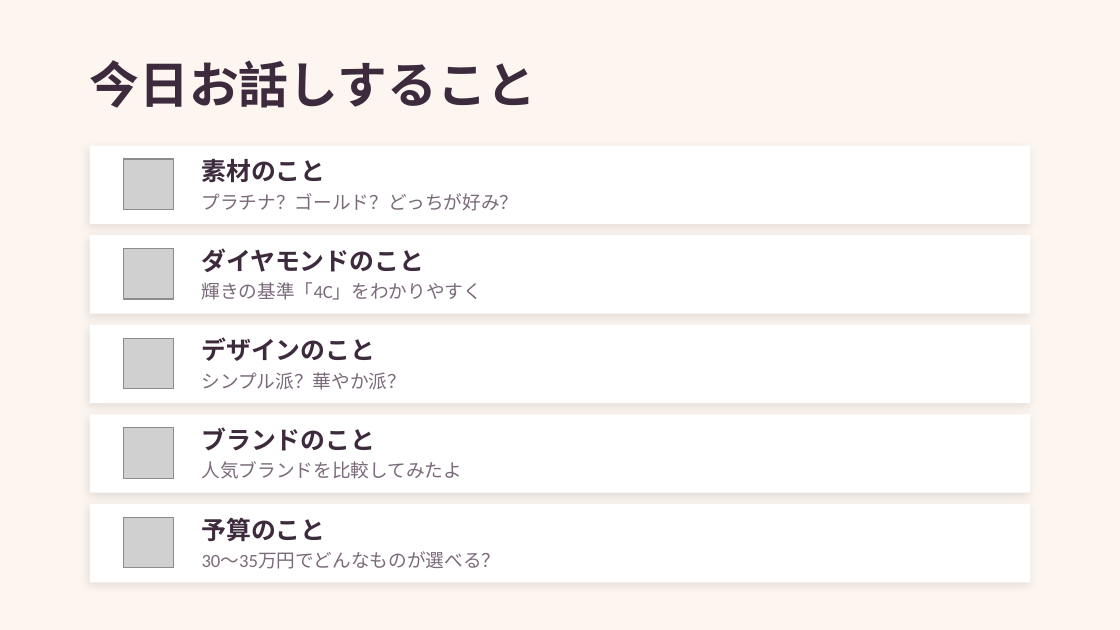
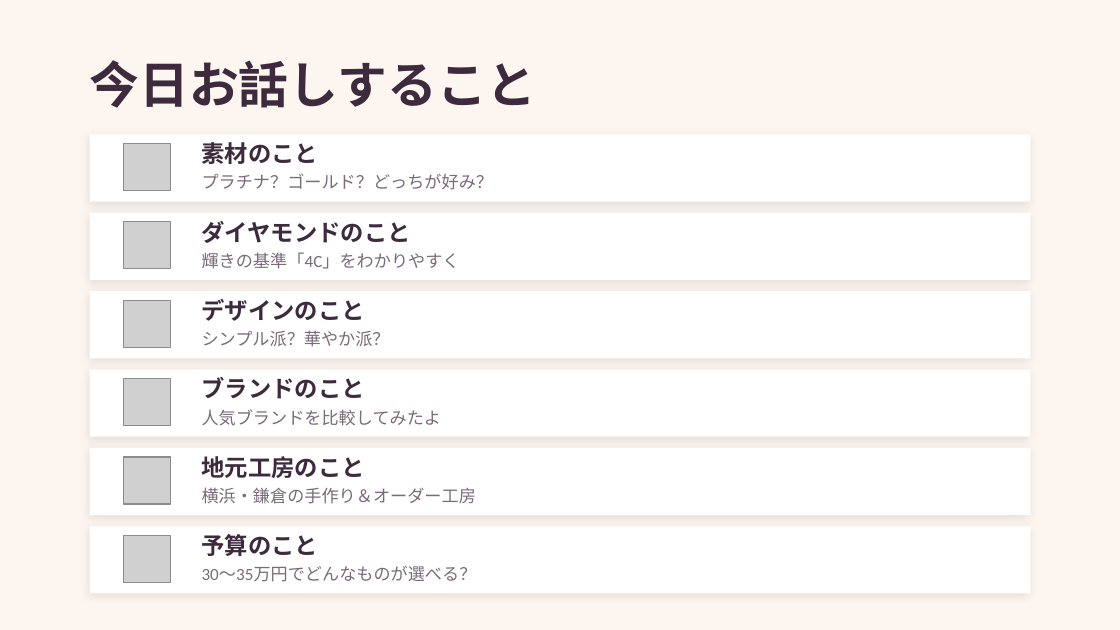
Before and after one commit to yamaguchi-milkcocholate/engagement-ring, a slide deck: slide 2 of docs/婚約指輪ガイド.pptx. Drawn at 1120x630 pixels with LibreOffice and Linux fonts; fonts in the diff are those of the drawing; grey boxes stand for pictures. Boxes give left, top, right and bottom in pixels: in the first picture for what was removed or moved away, otherwise in the second. Text is boxed around its words. In the diff, an @@ line names an element or a change of style, - is before the commit and + after.

```diff
--- a/docs/婚約指輪ガイド.pptx
+++ b/docs/婚約指輪ガイド.pptx
@@ rectangle: place and size @@
-rectangle at box(90, 146, 1030, 224)
+rectangle at box(90, 134, 1030, 202)
@@ picture: place and size @@
-picture at box(123, 159, 174, 209)
+picture at box(123, 143, 170, 190)
@@ text "素材のこと": place and size @@
-text "素材のこと" at box(202, 159, 326, 183)
+text "素材のこと" at box(202, 142, 319, 164)
@@ text "プラチナ？ゴールド？どっちが好み？": place and size @@
-text "プラチナ？ゴールド？どっちが好み？" at box(202, 193, 519, 211)
+text "プラチナ？ゴールド？どっちが好み？" at box(202, 173, 493, 190)
@@ rectangle: place and size @@
-rectangle at box(90, 235, 1030, 314)
+rectangle at box(90, 213, 1030, 280)
@@ picture: place and size @@
-picture at box(123, 249, 174, 299)
+picture at box(123, 222, 170, 269)
@@ text "ダイヤモンドのこと": place and size @@
-text "ダイヤモンドのこと" at box(202, 248, 424, 272)
+text "ダイヤモンドのこと" at box(202, 221, 411, 243)
@@ text "輝きの基準「4C」をわかりやすく": place and size @@
-text "輝きの基準「4C」をわかりやすく" at box(202, 282, 483, 300)
+text "輝きの基準「4C」をわかりやすく" at box(202, 252, 460, 269)
@@ rectangle: place and size @@
-rectangle at box(90, 325, 1030, 403)
+rectangle at box(90, 291, 1030, 358)
@@ text "デザインのこと": place and size @@
-text "デザインのこと" at box(202, 337, 376, 361)
+text "デザインのこと" at box(202, 299, 365, 321)
@@ picture: place and size @@
-picture at box(123, 338, 174, 389)
+picture at box(123, 300, 170, 347)
@@ text "シンプル派？華やか派？": place and size @@
-text "シンプル派？華やか派？" at box(202, 372, 407, 390)
+text "シンプル派？華やか派？" at box(202, 330, 390, 347)
@@ rectangle: place and size @@
-rectangle at box(90, 414, 1030, 493)
+rectangle at box(90, 370, 1030, 437)
@@ picture: place and size @@
-picture at box(123, 428, 174, 478)
+picture at box(123, 379, 170, 426)
@@ text "ブランドのこと": place and size @@
-text "ブランドのこと" at box(202, 427, 376, 451)
+text "ブランドのこと" at box(202, 377, 365, 399)
@@ text "人気ブランドを比較してみたよ": place and size @@
-text "人気ブランドを比較してみたよ" at box(202, 461, 462, 479)
+text "人気ブランドを比較してみたよ" at box(202, 409, 442, 426)
@@ rectangle: place and size @@
-rectangle at box(90, 504, 1030, 582)
+rectangle at box(90, 448, 1030, 515)
@@ picture added at box(123, 457, 170, 504) @@
@@ text added at box(202, 456, 365, 478), 15 pt, text #3D2B3D, bold @@
+地元工房のこと
@@ text added at box(202, 487, 476, 504), 11 pt, text #7A6A7A @@
+横浜・鎌倉の手作り＆オーダー工房
@@ rectangle added at box(90, 526, 1030, 594), fill #FFFFFF @@
@@ picture: place and size @@
-picture at box(123, 517, 174, 568)
+picture at box(123, 535, 170, 582)
@@ size 16 to 15 pt in 5 elements at box(202, 142, 319, 164), box(202, 221, 411, 243), box(202, 299, 365, 321), box(202, 377, 365, 399), box(202, 534, 319, 556) @@
@@ text "予算のこと": place and size @@
-text "予算のこと" at box(202, 517, 326, 541)
+text "予算のこと" at box(202, 534, 319, 556)
@@ size 12 to 11 pt in 5 elements at box(202, 173, 493, 190), box(202, 252, 460, 269), box(202, 330, 390, 347), box(202, 409, 442, 426), box(202, 567, 477, 582) @@
@@ text "30〜35万円でどんなものが選べる？": place and size @@
-text "30〜35万円でどんなものが選べる？" at box(202, 552, 501, 569)
+text "30〜35万円でどんなものが選べる？" at box(202, 567, 477, 582)
```
Also in this commit, not shown: 3 other slides changed, 6 slides added, 22 other files.
